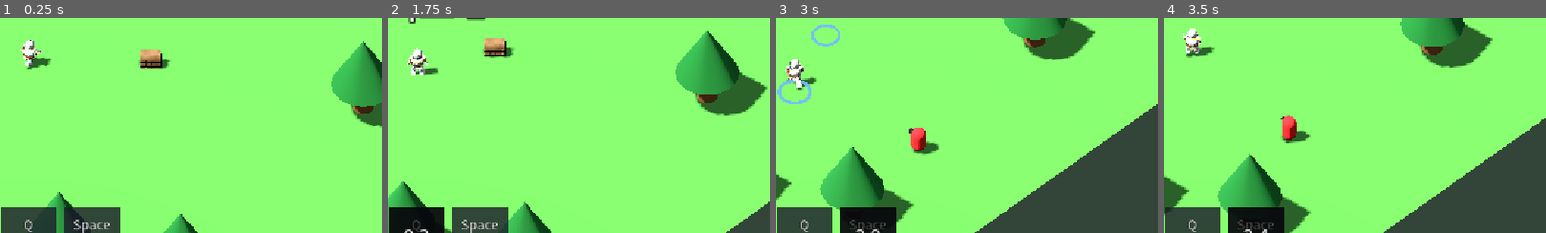
Above: before the commit, frames 1-4 (left to right).
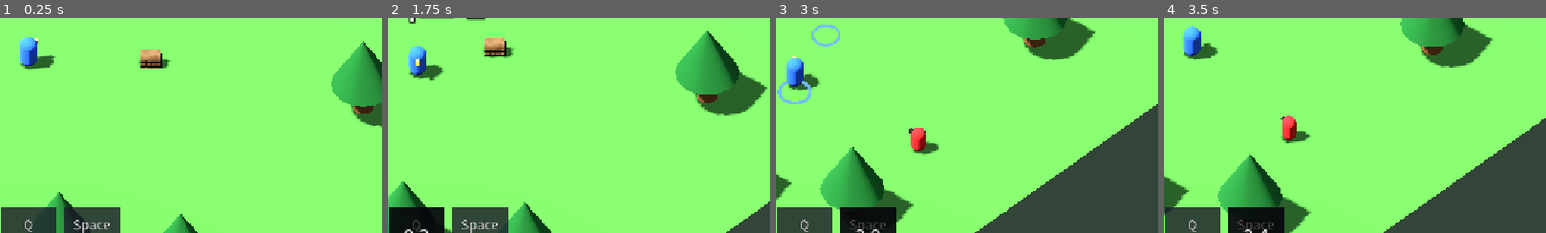
Above: after the commit, the same moments.

Repository: nugurejeil/hadesClone
Game: Godot game, scene res://scenes/Main.tscn
Two runs of this game, one before a commit and one after it. Both use one fixed random seed, a clock stepped at 60 frames per second and the inputs below.
Inputs (mouse positions are % of the whole screen's width and height, from its top left):
- Up to frame 1 (0.25 s): no input
- Up to frame 2 (1.75 s): tap Enter at 0.5 s; move the mouse to (72, 45) at 0.52 s; hold D (move_right) 0.53-1.28 s; hold Right mouse button (attack_melee) 0.53-1.28 s; move the mouse to (30, 55) at 1.27 s; hold S (move_down) from 1.28 s (still down); tap Q (cast_missile) at 1.35 s
- Up to frame 3 (3 s): move the mouse to (60, 28) at 2.02 s; release S (move_down) at 2.03 s; press the mouse at (60, 28) at 2.03 s; hold D (move_right) 2.03-2.78 s; move the mouse to (45, 70) at 2.77 s; release the mouse at (45, 70) at 2.78 s; hold W (move_up) from 2.78 s (still down); tap Space (teleport) at 2.85 s
- Up to frame 4 (3.5 s): keep holding W (move_up)
The pictures show only the part of the screen within x 46-96%, y 39-89%; the shares and areas given below are measured in that part.

The runs differ from the first frame. In frame 1, 0.8% of the frame differs, in the area x 5-15%, y 8-24%; in frame 2, 0.8%, in the area x 5-15%, y 12-30%; in frame 3, 0.8%; in frame 4, 0.8%.

Commit message:
실습 전 상태로 되돌림: 기사 모델 교체 취소
This reverts commit e67dd04.

Co-Authored-By: Claude Opus 5.5 <noreply@anthropic.com>

Diff:
--- a/project.godot
+++ b/project.godot
@@ -80,8 +80,8 @@
 
 [physics]
 
+common/physics_interpolation=true
 3d/physics_engine="Jolt Physics"
-common/physics_interpolation=true
 jolt_physics_3d/simulation/areas_detect_static_bodies=true
 
 [rendering]
--- a/scenes/Player.tscn
+++ b/scenes/Player.tscn
@@ -1,12 +1,26 @@
-[gd_scene load_steps=5 format=3]
+[gd_scene load_steps=8 format=3]
 
 [ext_resource type="Script" path="res://scripts/Player.gd" id="1_script"]
 [ext_resource type="PackedScene" path="res://scenes/MagicMissile.tscn" id="2_missile"]
-[ext_resource type="PackedScene" path="res://assets/characters/knight.glb" id="3_knight"]
 
 [sub_resource type="CapsuleShape3D" id="Shape"]
 radius = 0.4
 height = 1.6
+
+[sub_resource type="StandardMaterial3D" id="BodyMat"]
+albedo_color = Color(0.2, 0.42, 0.95, 1)
+
+[sub_resource type="CapsuleMesh" id="BodyMesh"]
+material = SubResource("BodyMat")
+radius = 0.4
+height = 1.6
+
+[sub_resource type="StandardMaterial3D" id="NoseMat"]
+albedo_color = Color(0.98, 0.85, 0.35, 1)
+
+[sub_resource type="BoxMesh" id="NoseMesh"]
+material = SubResource("NoseMat")
+size = Vector3(0.2, 0.2, 0.3)
 
 [node name="Player" type="CharacterBody3D" groups=["player"]]
 collision_layer = 2
@@ -21,5 +35,10 @@
 
 [node name="Visual" type="Node3D" parent="."]
 
-[node name="Knight" parent="Visual" instance=ExtResource("3_knight")]
-transform = Transform3D(-1, 0, 0, 0, 1, 0, 0, 0, -1, 0, 0, 0)
+[node name="Body" type="MeshInstance3D" parent="Visual"]
+transform = Transform3D(1, 0, 0, 0, 1, 0, 0, 0, 1, 0, 0.8, 0)
+mesh = SubResource("BodyMesh")
+
+[node name="Nose" type="MeshInstance3D" parent="Visual"]
+transform = Transform3D(1, 0, 0, 0, 1, 0, 0, 0, 1, 0, 1.15, -0.42)
+mesh = SubResource("NoseMesh")
--- a/scripts/Chest.gd
+++ b/scripts/Chest.gd
@@ -1,6 +1,5 @@
 extends StaticBody3D
-## 보물상자. 플레이어가 Trigger 영역에 들어오면 뚜껑 여는 애니메이션을 한 번만 재생하고,
-## 뚜껑이 다 열리면 플레이어가 검을 든다.
+## 보물상자. 플레이어가 Trigger 영역에 들어오면 뚜껑 여는 애니메이션을 한 번만 재생한다.
 ## 나무처럼 "tree" 그룹에 넣어 두어, 플레이어와 적이 부딪히면 Steering이 옆으로 비켜 가게 한다.
 
 @export var open_animation := &"open"
@@ -16,10 +15,7 @@
 
 
 func _on_trigger_body_entered(body: Node3D) -> void:
-	var player := body as Player
-	if _opened or player == null:
+	if _opened or not body.is_in_group("player"):
 		return
 	_opened = true
 	_anim.play(open_animation)
-	await _anim.animation_finished
-	player.equip_sword()
--- a/scripts/Player.gd
+++ b/scripts/Player.gd
@@ -36,15 +36,6 @@
 @export var teleport_distance := 4.0
 @export var teleport_invincible_time := 0.3
 @export var teleport_cooldown := 3.0
-
-@export_group("Knight")
-## 검을 들고 있는지. 처음엔 없고, 보물상자가 열리면 equip_sword()로 든다.
-@export var has_sword := false
-## 공격 동작(punch, sword-slash)을 이 시간 안에 끝나도록 빠르게 재생한다
-@export var attack_anim_time := 0.4
-@export var run_anim_speed := 1.0
-## 멈춰 있을 때 보여 줄 달리기 동작의 시점(초). 걷기·대기 동작 없이 이 자세로 선다.
-@export var idle_pose_time := 0.0
 
 @export_group("")
 @export var projectiles: Node3D
@@ -66,21 +57,13 @@
 var _missile_left := 0.0
 var _teleport_left := 0.0
 var _dead := false
-var _moving := false
-var _attack_anim_left := 0.0
-## 지금 보여 주는 동작: &"run", &"idle", &"attack"
-var _anim_state := &""
 
 @onready var _visual: Node3D = $Visual
 @onready var _shape: CollisionShape3D = $CollisionShape3D
-@onready var _anim: AnimationPlayer = $Visual/Knight/AnimationPlayer
-@onready var _sword: Node3D = $Visual/Knight.find_child("Sword") as Node3D
 
 
 func _ready() -> void:
 	health = max_health
-	_sword.visible = has_sword
-	_update_animation()
 
 
 func _physics_process(delta: float) -> void:
@@ -89,13 +72,6 @@
 	_tick_timers(delta)
 	_handle_skills()
 	_handle_movement()
-	_update_animation()
-
-
-## 보물상자가 열리면 부른다. 이때부터 검이 보이고 근접 공격이 칼질이 된다.
-func equip_sword() -> void:
-	has_sword = true
-	_sword.visible = true
 
 
 func is_alive() -> bool:
@@ -124,7 +100,6 @@
 	_melee_left = maxf(_melee_left - delta, 0.0)
 	_missile_left = maxf(_missile_left - delta, 0.0)
 	_teleport_left = maxf(_teleport_left - delta, 0.0)
-	_attack_anim_left = maxf(_attack_anim_left - delta, 0.0)
 	if _blink_left > 0.0:
 		_blink_left -= delta
 		_visual.visible = _blink_left <= 0.0 or fmod(_blink_left, BLINK_PERIOD * 2.0) < BLINK_PERIOD
@@ -156,7 +131,6 @@
 
 	if _pause_left > 0.0:
 		velocity = Vector3.ZERO
-		_moving = false
 		return
 
 	var direction := Vector3.ZERO
@@ -176,7 +150,6 @@
 	if direction != Vector3.ZERO:
 		_face(direction)
 	Steering.move(self, direction, move_speed)
-	_moving = direction != Vector3.ZERO
 
 
 func _melee() -> void:
@@ -184,7 +157,6 @@
 	_begin_attack(aim)
 	_melee_left = melee_cooldown
 	skill_used.emit(&"melee", melee_cooldown)
-	_play_attack(&"sword-slash" if has_sword else &"punch")
 	var half_angle := deg_to_rad(melee_angle * 0.5)
 	for node in get_tree().get_nodes_in_group("enemy"):
 		var enemy := node as Enemy
@@ -206,7 +178,6 @@
 	_begin_attack(aim)
 	_missile_left = missile_cooldown
 	skill_used.emit(&"missile", missile_cooldown)
-	_play_attack(&"punch")
 	var missile := missile_scene.instantiate() as MagicMissile
 	missile.direction = aim
 	missile.damage = missile_damage
@@ -256,33 +227,12 @@
 		_click_locked = true
 
 
-func _play_attack(anim_name: StringName) -> void:
-	_anim.play(anim_name, 0.05, _anim.get_animation(anim_name).length / attack_anim_time)
-	_anim_state = &"attack"
-	_attack_anim_left = attack_anim_time
-
-
-## 공격 동작이 끝났으면, 움직이는 중엔 달리기, 멈췄으면 달리기 동작의 한 자세로 세운다.
-func _update_animation() -> void:
-	if _attack_anim_left > 0.0:
-		return
-	if _moving:
-		if _anim_state != &"run":
-			_anim_state = &"run"
-			_anim.play(&"run", 0.1, run_anim_speed)
-	elif _anim_state != &"idle":
-		_anim_state = &"idle"
-		_anim.play(&"run", 0.1, 0.0)
-		_anim.seek(idle_pose_time, true)
-
-
 func _die() -> void:
 	_dead = true
 	velocity = Vector3.ZERO
 	_visual.visible = true
-	_anim.pause()
-	for mesh: MeshInstance3D in _visual.find_children("*", "MeshInstance3D", true, false):
-		mesh.material_override = Fx.solid(DEAD_COLOR)
+	for child in _visual.get_children():
+		(child as MeshInstance3D).material_override = Fx.solid(DEAD_COLOR)
 	var tween := create_tween().set_parallel().set_process_mode(Tween.TWEEN_PROCESS_PHYSICS)
 	tween.tween_property(_visual, "rotation:z", PI * 0.5, 0.4).set_ease(Tween.EASE_IN)
 	tween.tween_property(_visual, "position:y", body_radius(), 0.4)
Binary file removed: assets/characters/knight.glb
Not shown, removed: assets/characters/knight.glb.import
Binary file removed: assets/characters/knight_knight_palette.png
Not shown, removed: assets/characters/knight_knight_palette.png.import
